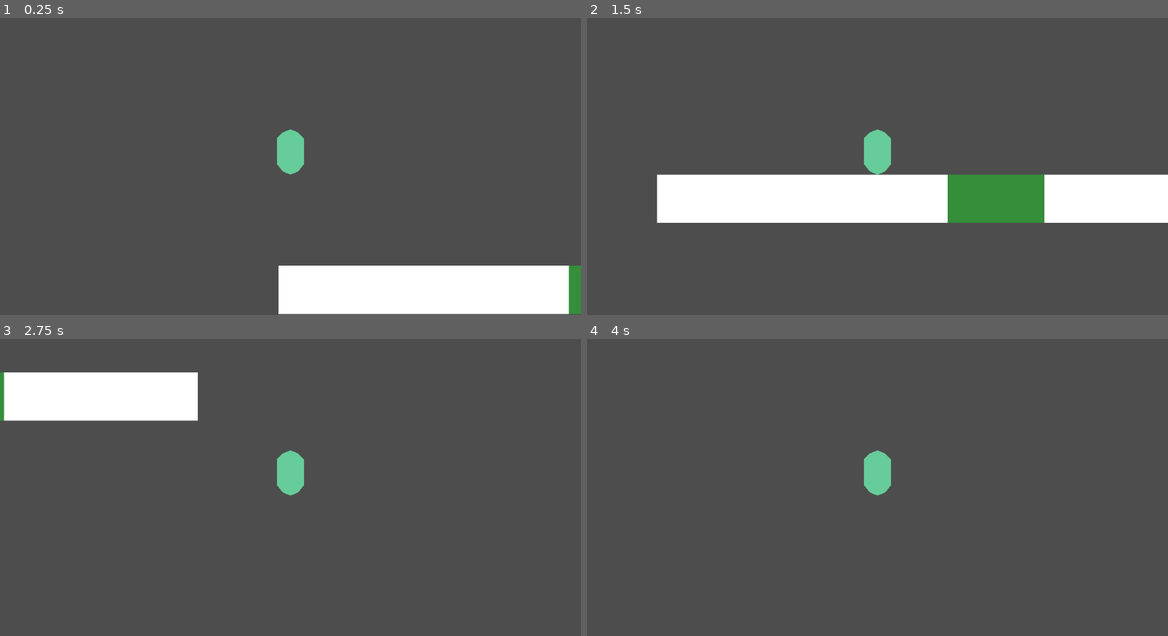
Above: before the commit, frames 1-4 (two rows, left to right).
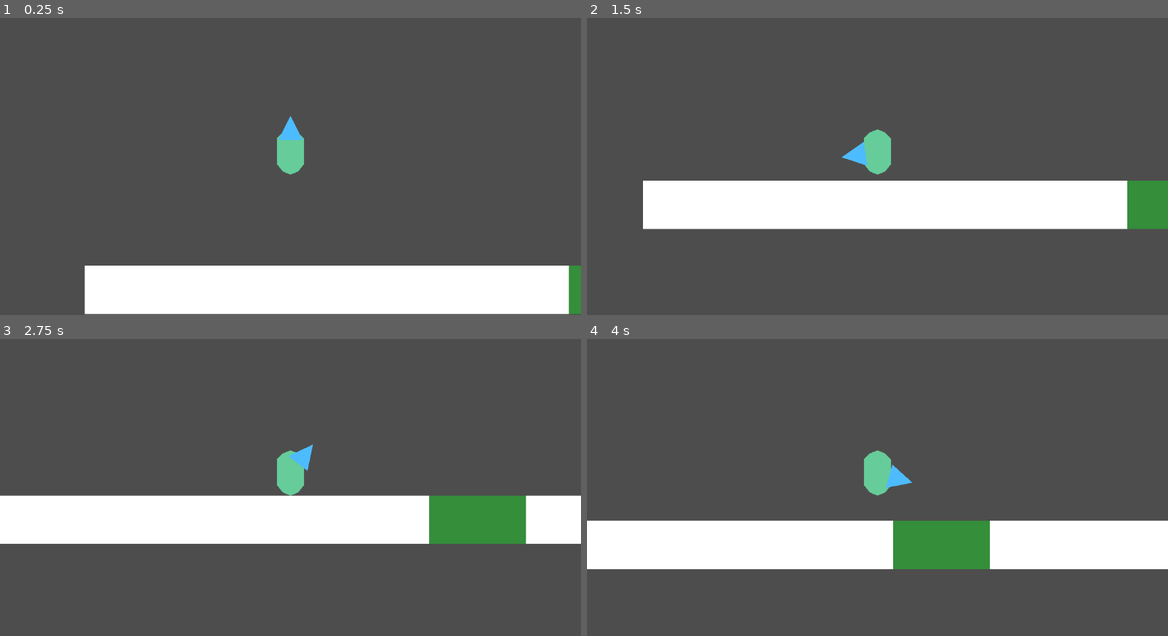
Above: after the commit, the same moments.

Repository: JuanG10/DDVJ-Trabajo-Final
Game: Godot game, scene res://src/scenes/game.tscn
Same seed, same stepped clock (60 frames per second), same inputs: the game is played once before the commit and once after it.
Inputs (mouse positions are in pixels of both pictures, inside the frame that each line leads up to):
- Up to frame 1 (0.25 s): no input
- Up to frame 2 (1.5 s): move the mouse to (1005, 136) at 0.52 s; hold D (derecha, bound only before the commit) from 0.53 s (still down); tap Space (jump, bound only after the commit) at 0.6, 0.77, 1.07, 1.35 s; move the mouse to (761, 169) at 1.27 s
- Up to frame 3 (2.75 s): tap Space (jump, bound only after the commit) at 1.52, 1.82, 2.1 s; move the mouse to (348, 401) at 2.02 s; release D (derecha, bound only before the commit) at 2.03 s; hold A (izquierda, bound only before the commit) from 2.03 s (still down)
- Up to frame 4 (4 s): move the mouse to (848, 537) at 2.77 s; release A (izquierda, bound only before the commit) at 2.78 s; hold D (derecha, bound only before the commit) from 2.78 s (still down); tap Space (jump, bound only after the commit) at 2.85, 3.02, 3.32, 3.6, 3.77 s; move the mouse to (1051, 523) at 3.52 s

The runs differ from the first frame. In frame 1, 5.7% of the frame differs, in the area x 14-53%, y 33-100%; in frame 2, 7.8%; in frame 3, 22%, in the area x 0-100%, y 11-69%; in frame 4, 17%.

Commit message:
Se agregan machina de estados y estados básicos de movimiento

Diff:
--- a/project.godot
+++ b/project.godot
@@ -17,13 +17,18 @@
 
 [input]
 
-izquierda={
+left={
 "deadzone": 0.2,
 "events": [Object(InputEventKey,"resource_local_to_scene":false,"resource_name":"","device":-1,"window_id":0,"alt_press …(191 unchanged characters)…
 ]
 }
-derecha={
+right={
 "deadzone": 0.2,
 "events": [Object(InputEventKey,"resource_local_to_scene":false,"resource_name":"","device":-1,"window_id":0,"alt_press …(192 unchanged characters)…
 ]
 }
+jump={
+"deadzone": 0.2,
+"events": [Object(InputEventKey,"resource_local_to_scene":false,"resource_name":"","device":-1,"window_id":0,"alt_pressed":false,"shift_pressed":false,"ctrl_pressed":false,"meta_pressed":false,"pressed":false,"keycode":0,"physical_keycode":32,"key_label":0,"unicode":32,"location":0,"echo":false,"script":null)
+]
+}
--- /dev/null
+++ b/src/scenes/character_state_machine.tscn
@@ -0,0 +1,22 @@
+[gd_scene load_steps=6 format=3 uid="uid://cirkfc7pawa1e"]
+
+[ext_resource type="Script" uid="uid://g4mq0q3yioue" path="res://src/scripts/player/player_state_machine.gd" id="1_3npwk"]
+[ext_resource type="Script" uid="uid://ctilcjyi4gxih" path="res://src/scripts/player/player_states/player_state_idle.gd" id="2_2ubtx"]
+[ext_resource type="Script" uid="uid://dxrf1m4i0ls7a" path="res://src/scripts/player/player_states/player_state_jumping.gd" id="3_hebcu"]
+[ext_resource type="Script" uid="uid://d4euivc66y5yr" path="res://src/scripts/player/player_states/player_state_falling.gd" id="4_dh5yu"]
+[ext_resource type="Script" uid="uid://bbrqtg0hbf68v" path="res://src/scripts/player/player_states/player_state_running.gd" id="5_1p5iu"]
+
+[node name="player_state_machine" type="Node"]
+script = ExtResource("1_3npwk")
+
+[node name="idle" type="Node" parent="."]
+script = ExtResource("2_2ubtx")
+
+[node name="jumping" type="Node" parent="."]
+script = ExtResource("3_hebcu")
+
+[node name="falling" type="Node" parent="."]
+script = ExtResource("4_dh5yu")
+
+[node name="running" type="Node" parent="."]
+script = ExtResource("5_1p5iu")
--- /dev/null
+++ b/src/scenes/drill.tscn
@@ -0,0 +1,21 @@
+[gd_scene load_steps=3 format=3 uid="uid://cknc2uwaj8x3l"]
+
+[ext_resource type="Script" uid="uid://bxpkka4nccpei" path="res://src/scripts/drill.gd" id="1_6q86d"]
+
+[sub_resource type="CapsuleShape2D" id="CapsuleShape2D_chjyl"]
+radius = 8.0
+height = 16.0
+
+[node name="drill" type="Node2D"]
+script = ExtResource("1_6q86d")
+
+[node name="Polygon2D" type="Polygon2D" parent="."]
+z_index = 1
+color = Color(0.305882, 0.737255, 1, 1)
+polygon = PackedVector2Array(8, -8, 24, 0, 8, 8)
+
+[node name="Area2D" type="Area2D" parent="."]
+
+[node name="CollisionShape2D" type="CollisionShape2D" parent="Area2D"]
+position = Vector2(16, 0)
+shape = SubResource("CapsuleShape2D_chjyl")
--- a/src/scenes/game.tscn
+++ b/src/scenes/game.tscn
@@ -6,7 +6,7 @@
 
 [node name="Game" type="Node"]
 
-[node name="Player" parent="." instance=ExtResource("1_covw0")]
+[node name="player" parent="." instance=ExtResource("1_covw0")]
 position = Vector2(136, 408)
 
 [node name="ground_nodes" type="Node" parent="."]
@@ -32,6 +32,24 @@
 [node name="basic_rigid_ground7" parent="ground_nodes" instance=ExtResource("2_3rtjt")]
 position = Vector2(272, 528)
 
+[node name="basic_rigid_ground17" parent="ground_nodes" instance=ExtResource("2_3rtjt")]
+position = Vector2(16, 528)
+
+[node name="basic_rigid_ground18" parent="ground_nodes" instance=ExtResource("2_3rtjt")]
+position = Vector2(16, 528)
+
+[node name="basic_rigid_ground19" parent="ground_nodes" instance=ExtResource("2_3rtjt")]
+position = Vector2(48, 528)
+
+[node name="basic_rigid_ground20" parent="ground_nodes" instance=ExtResource("2_3rtjt")]
+position = Vector2(80, 528)
+
+[node name="basic_rigid_ground21" parent="ground_nodes" instance=ExtResource("2_3rtjt")]
+position = Vector2(80, 528)
+
+[node name="basic_rigid_ground22" parent="ground_nodes" instance=ExtResource("2_3rtjt")]
+position = Vector2(112, 528)
+
 [node name="basic_rigid_ground8" parent="ground_nodes" instance=ExtResource("2_3rtjt")]
 position = Vector2(304, 528)
 
@@ -56,6 +74,42 @@
 [node name="basic_rigid_ground15" parent="ground_nodes" instance=ExtResource("2_3rtjt")]
 position = Vector2(496, 528)
 
+[node name="basic_rigid_ground16" parent="ground_nodes" instance=ExtResource("2_3rtjt")]
+position = Vector2(528, 528)
+
+[node name="basic_rigid_ground23" parent="ground_nodes" instance=ExtResource("2_3rtjt")]
+position = Vector2(560, 528)
+
+[node name="basic_rigid_ground24" parent="ground_nodes" instance=ExtResource("2_3rtjt")]
+position = Vector2(560, 528)
+
+[node name="basic_rigid_ground25" parent="ground_nodes" instance=ExtResource("2_3rtjt")]
+position = Vector2(592, 528)
+
+[node name="basic_rigid_ground26" parent="ground_nodes" instance=ExtResource("2_3rtjt")]
+position = Vector2(624, 528)
+
+[node name="basic_rigid_ground27" parent="ground_nodes" instance=ExtResource("2_3rtjt")]
+position = Vector2(624, 528)
+
+[node name="basic_rigid_ground28" parent="ground_nodes" instance=ExtResource("2_3rtjt")]
+position = Vector2(656, 528)
+
+[node name="basic_rigid_ground29" parent="ground_nodes" instance=ExtResource("2_3rtjt")]
+position = Vector2(688, 528)
+
+[node name="basic_rigid_ground30" parent="ground_nodes" instance=ExtResource("2_3rtjt")]
+position = Vector2(688, 528)
+
+[node name="basic_rigid_ground31" parent="ground_nodes" instance=ExtResource("2_3rtjt")]
+position = Vector2(720, 528)
+
+[node name="basic_rigid_ground32" parent="ground_nodes" instance=ExtResource("2_3rtjt")]
+position = Vector2(752, 528)
+
+[node name="basic_rigid_ground33" parent="ground_nodes" instance=ExtResource("2_3rtjt")]
+position = Vector2(752, 528)
+
 [node name="basic_bouncy_ground" parent="ground_nodes" instance=ExtResource("3_3rtjt")]
 position = Vector2(336, 528)
 
--- a/src/scenes/player.tscn
+++ b/src/scenes/player.tscn
@@ -1,11 +1,14 @@
-[gd_scene load_steps=3 format=3 uid="uid://da71cud5ceror"]
+[gd_scene load_steps=5 format=3 uid="uid://da71cud5ceror"]
 
-[ext_resource type="Script" uid="uid://b600hfasml02x" path="res://src/scripts/player.gd" id="1_cusn3"]
+[ext_resource type="Script" uid="uid://b600hfasml02x" path="res://src/scripts/player/player.gd" id="1_cusn3"]
+[ext_resource type="PackedScene" uid="uid://cknc2uwaj8x3l" path="res://src/scenes/drill.tscn" id="2_v4rts"]
+[ext_resource type="PackedScene" uid="uid://cirkfc7pawa1e" path="res://src/scenes/character_state_machine.tscn" id="3_hwyk6"]
 
 [sub_resource type="CapsuleShape2D" id="CapsuleShape2D_26beo"]
 
-[node name="Player" type="CharacterBody2D"]
+[node name="player" type="CharacterBody2D" node_paths=PackedStringArray("player_state_machine")]
 script = ExtResource("1_cusn3")
+player_state_machine = NodePath("player_state_machine")
 
 [node name="CollisionShape2D" type="CollisionShape2D" parent="."]
 shape = SubResource("CapsuleShape2D_26beo")
@@ -16,3 +19,8 @@
 
 [node name="Camera2D" type="Camera2D" parent="."]
 zoom = Vector2(3, 3)
+
+[node name="drill" parent="." instance=ExtResource("2_v4rts")]
+
+[node name="player_state_machine" parent="." node_paths=PackedStringArray("player") instance=ExtResource("3_hwyk6")]
+player = NodePath("..")
--- /dev/null
+++ b/src/scripts/drill.gd
@@ -0,0 +1,4 @@
+extends Node2D
+
+func _physics_process(_delta: float) -> void:
+	look_at(get_global_mouse_position())
--- a/src/scripts/player.gd
+++ /dev/null
@@ -1,17 +0,0 @@
-extends CharacterBody2D
-
-const ACCELERATION := Vector2(300, 500) # x, y
-
-func _physics_process(delta: float) -> void:
-	var direction: float = Input.get_axis("izquierda", "derecha")
-
-	if direction == 0: # Ninguna tecla presionada; frenar
-		velocity.x = 0
-
-	velocity.x += ACCELERATION.x * direction * delta
-	velocity += get_gravity() * delta
-
-	if velocity > ACCELERATION: # Impide que supere el limite de velocidad
-		velocity = ACCELERATION
-
-	move_and_slide()
--- /dev/null
+++ b/src/scripts/player/player.gd
@@ -0,0 +1,7 @@
+class_name Player extends CharacterBody2D
+
+@export var player_state_machine : StateMachine
+
+func _physics_process(delta: float) -> void:
+	player_state_machine.current_state.physics_update(delta)
+	move_and_slide()
--- /dev/null
+++ b/src/scripts/player/player_state_machine.gd
@@ -0,0 +1,27 @@
+class_name StateMachine extends Node
+
+enum STATES {
+	IDLE,
+	JUMPING,
+	FALLING,
+	RUNNING
+}
+
+@onready var state_nodes := {
+	STATES.IDLE: $idle,
+	STATES.JUMPING: $jumping,
+	STATES.FALLING: $falling,
+	STATES.RUNNING: $running
+}
+@export var player: Player
+@export var initial_state: STATES
+@onready var current_state: PlayerState = state_nodes[initial_state]:
+	get: return current_state
+
+func _ready() -> void:
+	for node in state_nodes.values():
+		node.initialize_state(self)
+
+func change_to_state(new_state: STATES) -> void:
+	current_state = state_nodes[new_state]
+	current_state.enter_state()
--- /dev/null
+++ b/src/scripts/player/player_states/player_state.gd
@@ -0,0 +1,14 @@
+class_name PlayerState extends Node
+
+var state_machine: StateMachine
+var player: Player
+
+func initialize_state(new_state_machine: StateMachine) -> void:
+	state_machine = new_state_machine
+	player = state_machine.player
+
+func enter_state() -> void:
+	pass
+
+func physics_update(_delta: float) -> void:
+	pass
--- /dev/null
+++ b/src/scripts/player/player_states/player_state_falling.gd
@@ -0,0 +1,21 @@
+extends PlayerState
+
+const FALLING_SPEED_LIMIT: float = 300
+
+func enter_state() -> void:
+	print("Entró a FALLING")
+
+func physics_update(delta: float) -> void:
+	if player.is_on_floor():
+		if abs(player.velocity.x) > 0:
+			state_machine.change_to_state(state_machine.STATES.RUNNING)
+		else:
+			state_machine.change_to_state(state_machine.STATES.IDLE)
+
+	player.velocity += player.get_gravity() * delta
+	_limit_speed()
+
+func _limit_speed() -> void:
+	# Impide que supere el limite de velocidad de caida
+	if player.velocity.y >= FALLING_SPEED_LIMIT:
+		player.velocity.y = FALLING_SPEED_LIMIT
--- /dev/null
+++ b/src/scripts/player/player_states/player_state_idle.gd
@@ -0,0 +1,15 @@
+extends PlayerState
+
+func enter_state() -> void:
+	print("Entró a IDLE")
+	state_machine.player.velocity = Vector2() # Jugador quieto
+
+func physics_update(_delta: float) -> void:
+	var direction: float = Input.get_axis("left","right")
+
+	if not player.is_on_floor():
+		state_machine.change_to_state(state_machine.STATES.FALLING)
+	elif Input.is_action_just_pressed("jump"):
+		state_machine.change_to_state(state_machine.STATES.JUMPING)
+	elif abs(direction) != 0:
+		state_machine.change_to_state(state_machine.STATES.RUNNING)
--- /dev/null
+++ b/src/scripts/player/player_states/player_state_jumping.gd
@@ -0,0 +1,13 @@
+extends PlayerState
+
+const JUMP_ACCELERATION: float = 500
+const JUMP_LIMIT: float = -100
+
+func enter_state() -> void:
+	print("Entró a JUMPING")
+
+func physics_update(delta: float) -> void:
+	if player.is_on_ceiling() or player.velocity.y <= JUMP_LIMIT:
+		state_machine.change_to_state(state_machine.STATES.FALLING)
+
+	player.velocity.y -= JUMP_ACCELERATION * delta
--- /dev/null
+++ b/src/scripts/player/player_states/player_state_running.gd
@@ -0,0 +1,31 @@
+extends PlayerState
+
+const ACCELERATION: float = 200
+
+func enter_state() -> void:
+	print("Entró a RUNNING")
+
+func physics_update(delta: float) -> void:
+	var direction: float = Input.get_axis("left","right")
+
+	if Input.is_action_just_pressed("jump"):
+		state_machine.change_to_state(state_machine.STATES.JUMPING)
+	elif direction == 0: # Ninguna tecla presionada
+		if player.velocity.x == 0:
+			# El personaje no tiene velocidad
+			state_machine.change_to_state(state_machine.STATES.IDLE)
+		elif abs(player.velocity.x) > 0:
+			# Si se está moviendo, reducir velocidad
+			if player.velocity.x > 0:
+				player.velocity.x -= ACCELERATION * delta
+			elif player.velocity.x < 0:
+				player.velocity.x += ACCELERATION * delta
+	else:
+		player.velocity.x += ACCELERATION * direction * delta
+
+	_limit_speed(direction)
+
+func _limit_speed(direction: float) -> void:
+	# Impide que supere el limite de velocidad horizontal al correr
+	if abs(player.velocity.x) > ACCELERATION:
+		player.velocity.x = ACCELERATION * direction
Binary file added: art/character_layers/Character.png
Not shown, added: art/character_layers/Character.png.import
Binary file added: art/character_layers/Drill_1.png
Not shown, added: art/character_layers/Drill_1.png.import
Binary file added: art/character_layers/Drill_2.png
Not shown, added: art/character_layers/Drill_2.png.import
Binary file added: art/character_layers/Drill_3.png
Not shown, added: art/character_layers/Drill_3.png.import
Binary file added: art/character_layers/Drill_4.png
Not shown, added: art/character_layers/Drill_4.png.import
Not shown, added: src/scripts/drill.gd.uid
Renamed: src/scripts/player.gd.uid -> src/scripts/player/player.gd.uid
(and 8 more such lines)
